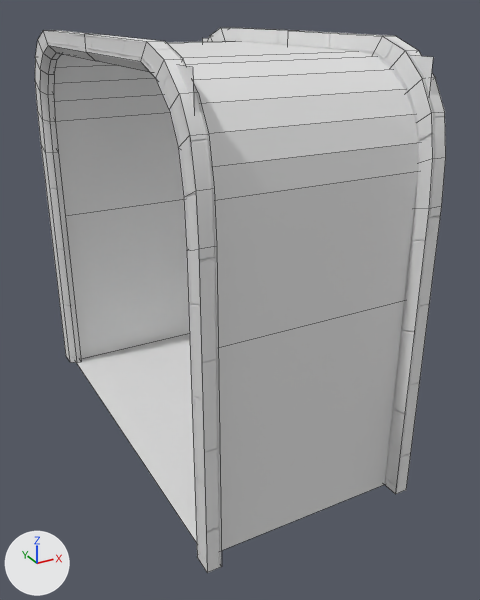
A saved change to the FBX model SD_Fbx/SD_DoorwayDouble_1.fbx.
The view is the same before and after, from a 50 mm camera at (-1.43, -2.99, 2.17) aimed at (0.12, -0.19, 0.77). Lighting does not change. The marker at lower left points along +X, +Y and +Z. Mesh edges are drawn as thin lines.

The older version as bpy lines, for what is in view:
```python
me_cube_008 = bpy.data.meshes.new('Cube.008')
me_cube_008.from_pydata(...)  # 204 vertices, 163 faces; spans x -0.53..0.55, y -1.08..1.09, z 0.0..2.07
# faces by material slot: [1, 22, 140]
me_cube_008.materials.append(mat_floor_mat_1)  # its picture is missing
me_cube_008.materials.append(mat_wall_mat_1)  # its picture is missing
me_cube_008.materials.append(mat_wall_mat_2)  # its picture is missing
ob_sd_doorwaydouble_1 = bpy.data.objects.new('SD_DoorwayDouble_1', me_cube_008)
ob_sd_doorwaydouble_1.location = (0.0, 0.0, 0.0)
```
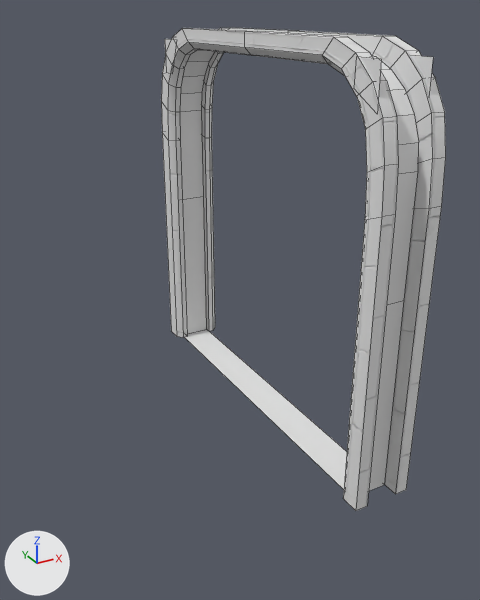
The newer file is also turned or shifted as a whole; pictures and numbers use the older file's frame.

Location of each change, (x1, y1, x2, y2) in pixels of the pictures (480 x 600 px; the box of a moved part takes in the faces that stretch with it):
'SD_DoorwayDouble_1', reshaped (31% narrower, 11% shorter)
    before: (35, 28, 446, 573)
    after: (161, 28, 446, 511)
part 1 of me_cube_008, moved or reshaped
    before: (54, 41, 419, 551)
    after: (180, 49, 419, 491)
part 2 of me_cube_008, moved or reshaped
    before: (35, 30, 222, 573)
    after: (161, 28, 398, 511)
part 3 of me_cube_008, moved or reshaped
    before: (177, 65, 194, 110)
    after: (360, 57, 381, 96)
part 4 of me_cube_008, moved or reshaped (not visible before)
    after: (165, 39, 173, 71)

Patch to the scene script:
```diff
--- a/SD_Fbx/SD_DoorwayDouble_1.fbx.py
+++ b/SD_Fbx/SD_DoorwayDouble_1.fbx.py
@@ me_cube_008 @@
 me_cube_008.from_pydata(...)  # 204 vertices, 163 faces; spans x -0.53..0.55, y -1.08..1.09, z 0.0..2.07
 # used by ob_sd_doorwaydouble_1; location = (0.0, 0.0, 0.0)
+# me_cube_008 part 1: the loose piece of 38 vertices spanning x -0.5..0.5, y -1.0..1.0, z 0.0..2.0 is scaled about its middle by (0.2, 1, 1), then moved by (0.39, 0.0, 0.0)
+# me_cube_008 part 2: the loose piece of 75 vertices spanning x -0.53..-0.47, y -1.08..1.09, z 0.0..2.07 is moved by (0.78, 0.0, 0.0)
+# me_cube_008 part 3: the loose piece of 4 vertices spanning x -0.5, y -1.0..-0.85, z 1.81..2.0 is moved by (0.75, 0.0, 0.0)
+# me_cube_008 part 4: the loose piece of 4 vertices spanning x -0.5, y 0.82..1.0, z 1.81..2.0 is moved by (0.75, 0.0, 0.0)
 me_cube_008.materials.append(mat_floor_mat_1)
```
